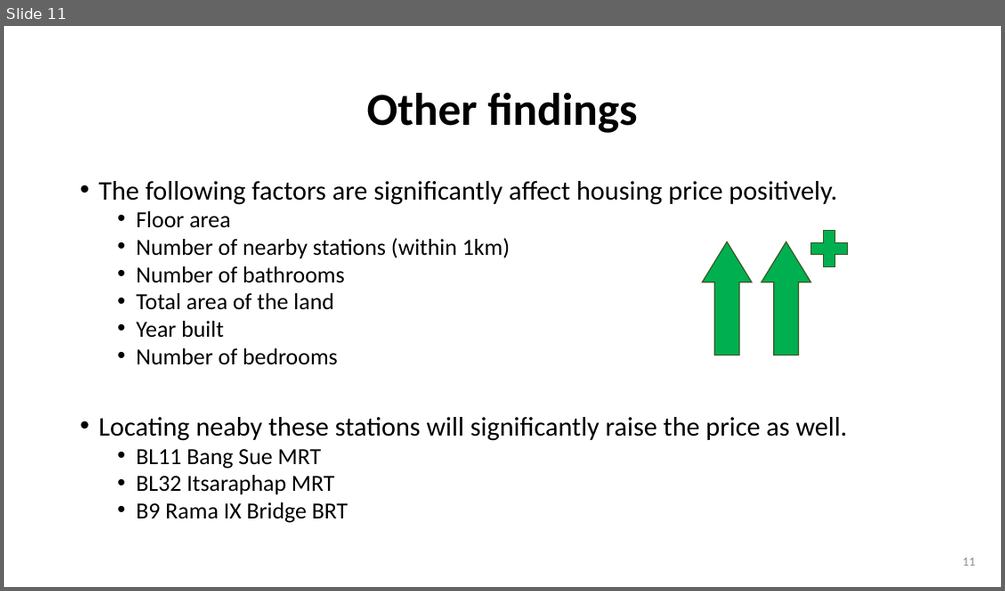
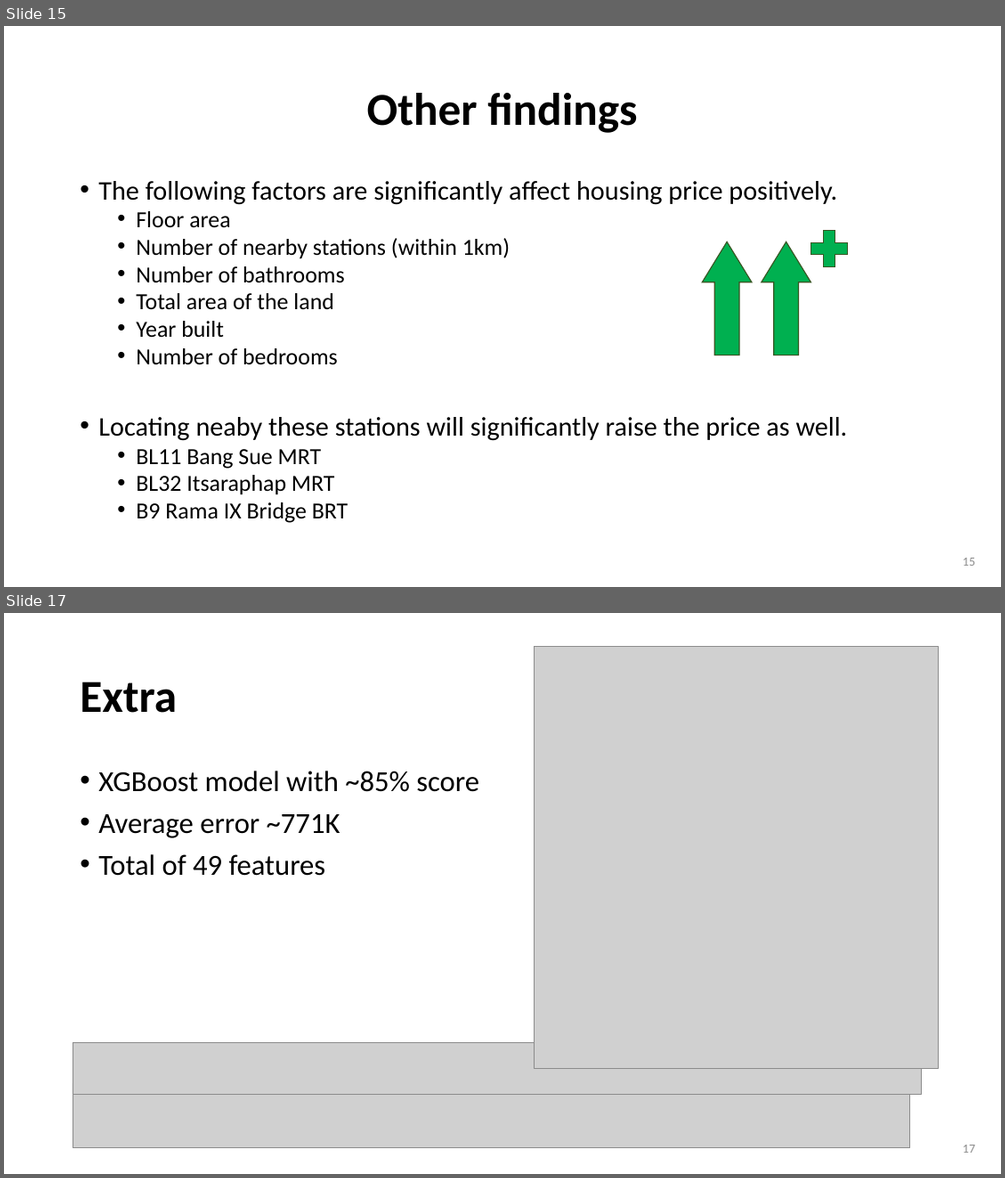
Before and after one commit to wtwwitt/project_2_bangkok_housing_price, a slide deck: presentation/Bangkok Housing Price Prediction for buyers and sellers.pptx. Shown one above the other, each under a label of ours: slide 11 before the commit, slides 15 and 17 after it; the slides between them are not shown. The pictures are 1005x591 and 1005x1178 pixels, drawn with LibreOffice and Linux fonts; fonts in the diff are those of the drawing; grey boxes stand for pictures. Boxes give left, top, right and bottom in pixels: in the first picture for what was removed or moved away, otherwise in the second. Text is boxed around its words. In the diff, an @@ line names an element or a change of style, - is before the commit and + after.

Commit message:
update presentation, add more information on missing value and XGBoost model

```diff
--- a/presentation/Bangkok Housing Price Prediction for buyers and sellers.pptx
+++ b/presentation/Bangkok Housing Price Prediction for buyers and sellers.pptx
@@ slide 17 added at (4, 613, 1001, 1174), background #FFFFFF @@
@@ picture added at (534, 647, 938, 1069) @@
@@ title added at (80, 682, 177, 713), 44 pt, text #000000, bold @@
+Extra
@@ text added at (98, 771, 479, 876), 28 pt, text #000000 @@
+• XGBoost model with ~85% score
+• Average error ~771K
+• Total of 49 features
@@ picture added at (73, 1042, 922, 1094) @@
@@ picture added at (73, 1083, 910, 1148) @@
@@ page number added at (963, 1144, 975, 1152), 12 pt, text #8C8C8C @@
+17
@@ what was slide 11 is now slide 15 @@
@@ page number at (963, 557, 975, 565): text changed @@
-11
+15
```
Also in this commit, not shown: 5 slides changed, 4 other slides added, 23 other files.
